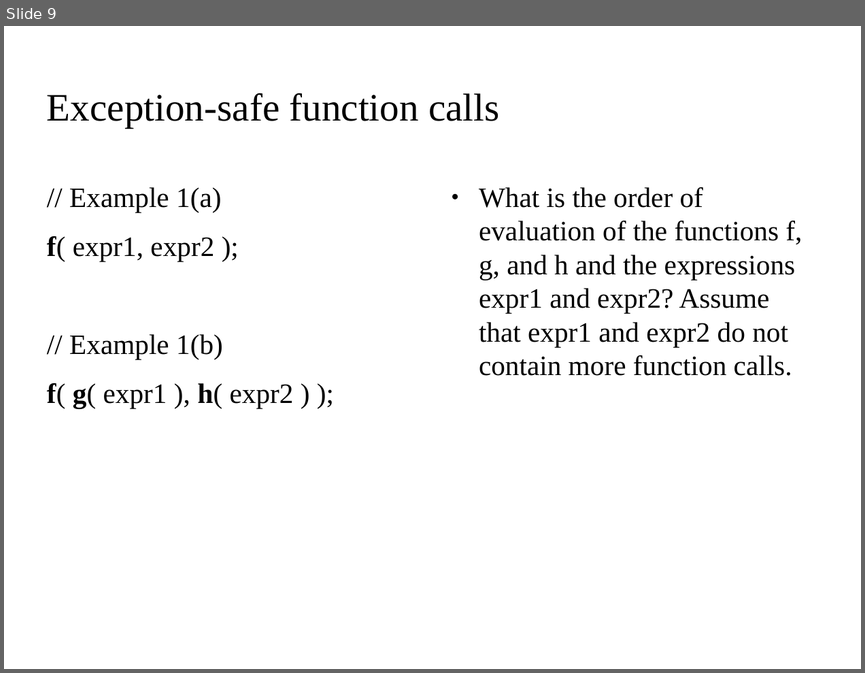
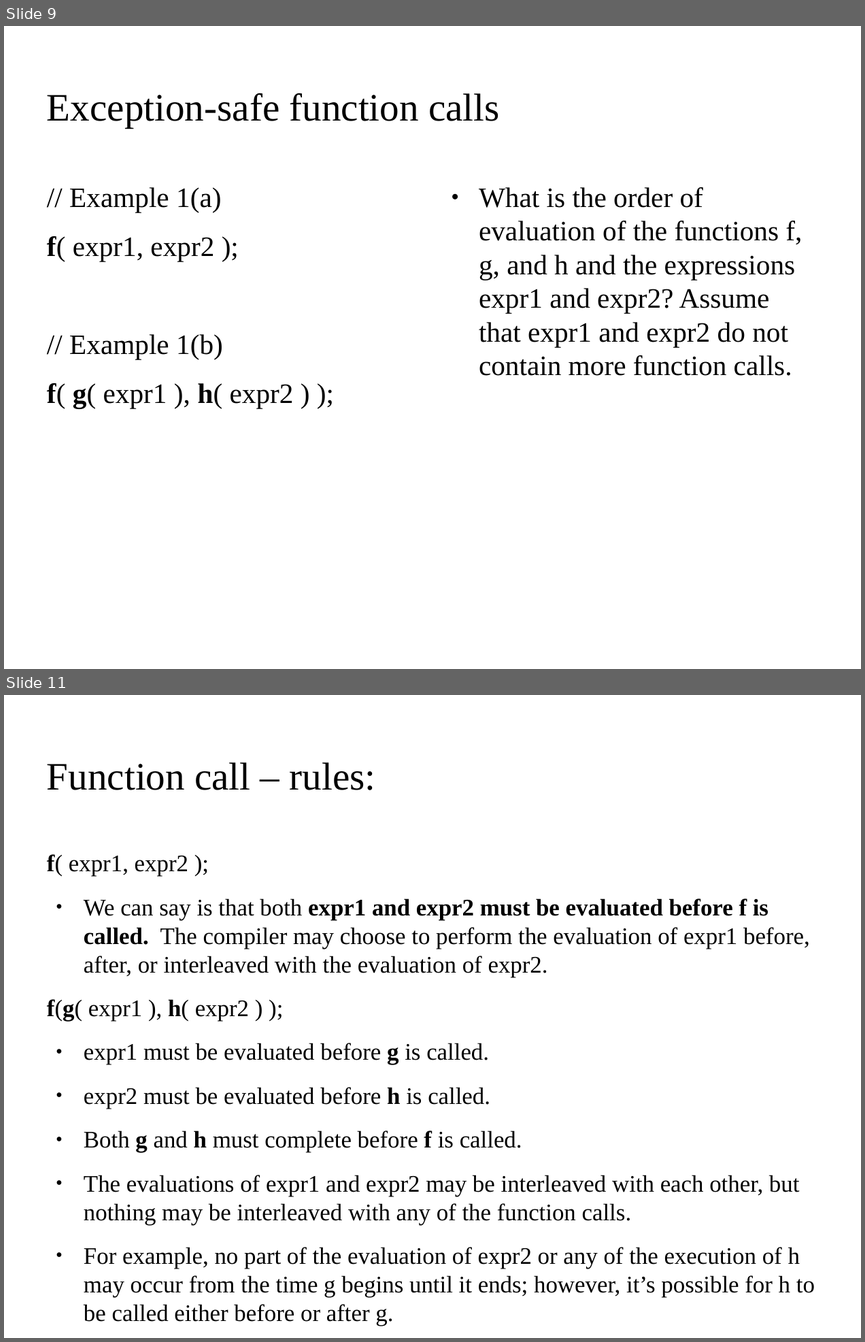
Before and after one commit to kks32/cpp-software-development, a slide deck: Ex10_Exception_Handling_II/Ex10_Exception_Handling_II.odp. Shown one above the other, each under a label of ours: slide 9 before the commit, slides 9 and 11 after it; the slides between them are not shown. The pictures are 865x673 and 865x1342 pixels, drawn with LibreOffice and Linux fonts; fonts in the diff are those of the drawing; background and template pictures are left out. Boxes give left, top, right and bottom in pixels: in the first picture for what was removed or moved away, otherwise in the second. Text is boxed around its words. In the diff, an @@ line names an element or a change of style, - is before the commit and + after.

Commit message:
Exception safe function calls

```diff
--- a/Ex10_Exception_Handling_II/Ex10_Exception_Handling_II.odp
+++ b/Ex10_Exception_Handling_II/Ex10_Exception_Handling_II.odp
@@ slide 11 added at (4, 695, 861, 1338), background picture (left out) @@
@@ title added at (47, 762, 376, 790), 36 pt, text #000000 @@
+Function call – rules:
@@ text added at (47, 854, 815, 1325), 22 pt, text #000000 @@
+f( expr1, expr2 );
+● We can say is that both expr1 and expr2 must be evaluated before f is called. The compiler may choose to perform the evaluation of expr1 before, after, or interleaved with the evaluation of expr2.
+f(g( expr1 ), h( expr2 ) );
+● expr1 must be evaluated before g is called.
+● expr2 must be evaluated before h is called.
+● Both g and h must complete before f is called.
+● The evaluations of expr1 and expr2 may be interleaved with each other, but nothing may be interleaved with any of the function calls.
+● For example, no part of the evaluation of expr2 or any of the execution of h may occur from the time g begins until it ends; however, it’s possible for h to be called either before or after g.
```
Also in this commit, not shown: 4 other slides added, 1 other file.
